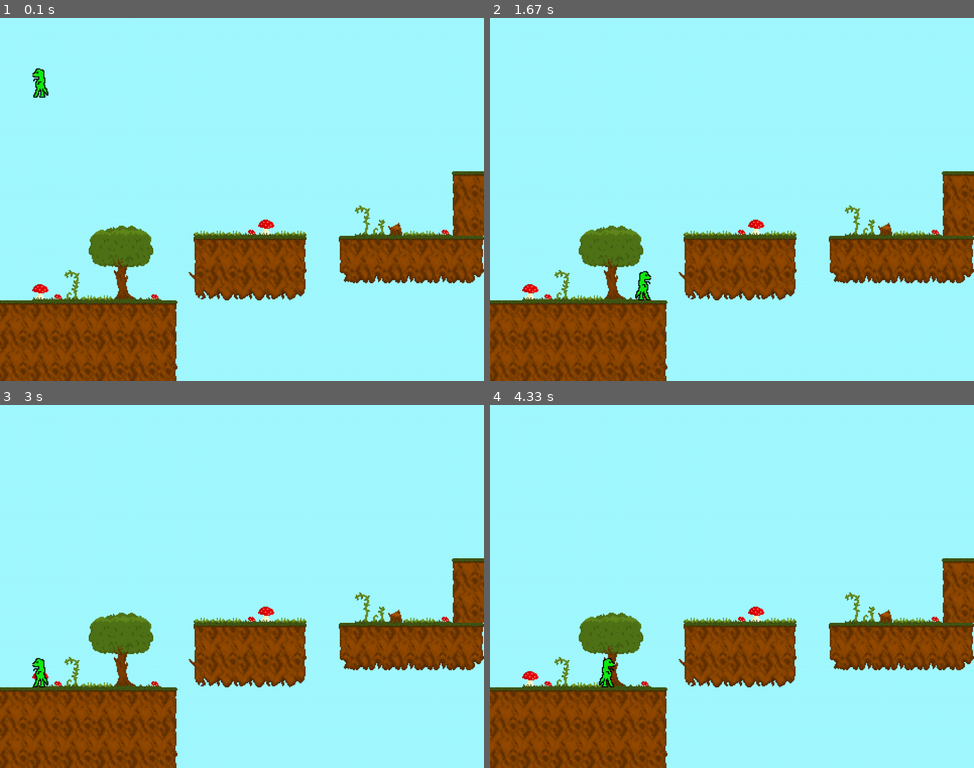
Above: before the commit, frames 1-4 (two rows, left to right).
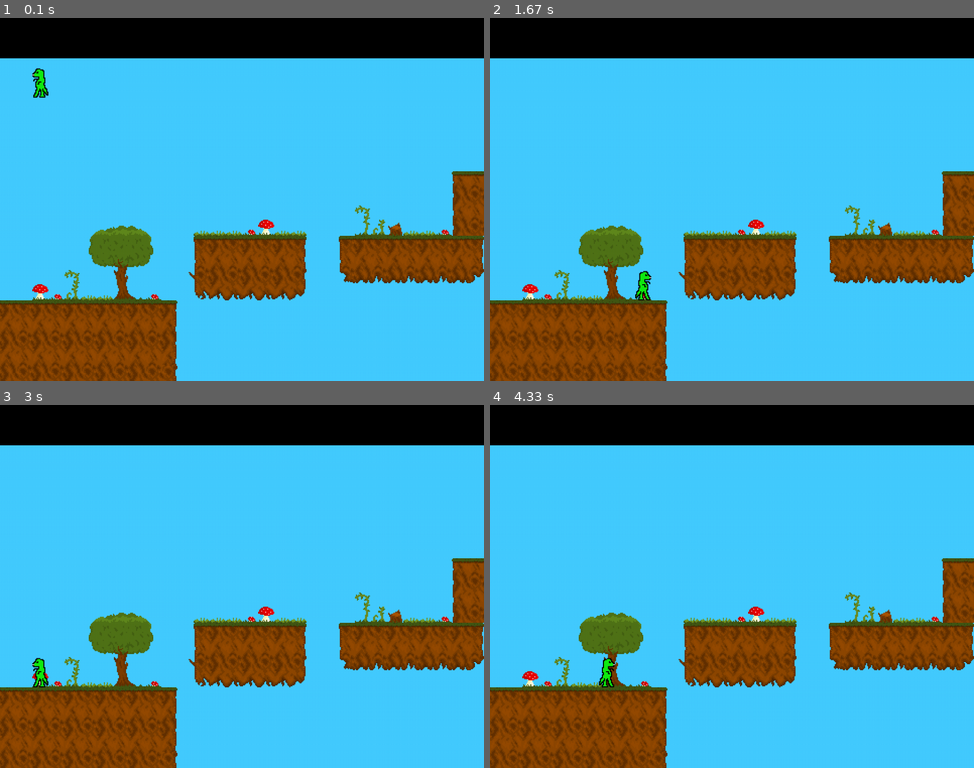
Above: after the commit, the same moments.

Repository: dscotton/worldtree_repo
Game: pygame game, started from worldtree/worldtree.py
Two runs of this game, one before a commit and one after it. Both use one fixed random seed, a clock stepped at 60 frames per second and the inputs below. The source is Python 2; it was converted automatically to run under Python 3.
Inputs:
- Up to frame 1 (0.1 s): no input
- Up to frame 2 (1.67 s): hold Right 0.33-0.8 s; hold Up 0.83-1.13 s; hold Right 1.17-1.63 s
- Up to frame 3 (3 s): hold Left 1.67-2.2 s; hold Left 2.57-2.97 s
- Up to frame 4 (4.33 s): hold Right 3.4-4.03 s

The runs differ from the first frame. In frame 1, 81% of the frame differs, in the area x 0-100%, y 0-100%; in frame 2, 81%; in frame 3, 81%; in frame 4, 81%.

Commit message:
Fixed crash for moving off the edge of the screen.  Added prelim support for scrolling.
Also worked around clipping issue where dirty_rect animation didn't
redraw all the pixels it should for the moving character.

Diff:
--- a/worldtree/environment.py
+++ b/worldtree/environment.py
@@ -42,12 +42,14 @@
     # This is a little convoluted because in order to address tiles as [x][y] (rather than
     # [y][x]) we need to build a list of columns rather than a list of rows.
     self.grid = []
+    self.height = map_data['height']
+    self.width = map_data['width']
     self.screen_offset = offset
     self.surface = pygame.Surface(MAP_SIZE)
-    self._dirty = True  # Whether the surface needs to be refreshed.
+    self.dirty = True  # Whether the surface needs to be refreshed.
     image_cache = {}  # Only create one Surface for each image.
-    for row in range(map_data['height']):
-      for col in range(map_data['width']):
+    for row in range(self.height):
+      for col in range(self.width):
         print col, row
         if row == 0:
           # Extend the grid to width = col.
@@ -78,7 +80,7 @@
 
   def GetImage(self):
     """Get the pygame.Surface for the portion of the environment currently in the game window."""
-    if self._dirty:
+    if self.dirty:
       self.surface.fill(BG_COLOR)
       # Figure out which tiles fit in the current window
       (first_x, last_x), (first_y, last_y) = self.VisibleTiles()
@@ -100,7 +102,7 @@
           except TypeError:
             print col, row, type(self.grid[col][row])
 
-      self._dirty = False
+      self.dirty = False
     return self.surface
 
   def AttemptMove(self, sprite, vector):
@@ -119,29 +121,44 @@
     new_vector = list(vector)
     # Figure out which tiles contain the old and new position.
     old_tiles = self.TilesForRect(hitbox)
-    new_tiles = [tile for tile in self.TilesForRect(dest) if tile not in old_tiles]
+    new_tiles = [t for t in self.TilesForRect(dest) if t not in old_tiles]
 #    print old_tiles, new_tiles
     # For each new tile the sprite would occupy, check whether it blocks movement in the
     # desired direction.
     for col, row in new_tiles:
       tile_rect = self.RectForTile(col, row)
-      tile = self.grid[col][row]
+      # Check if outside the edges of the area.
+      # TODO: Possibly add movement to other areas here.
+      if col < 0:
+        square = tile.Tile(solid=(False, True, False, False))
+      elif col >= self.width:
+        square = tile.Tile(solid=(True, False, False, False))
+      elif row < 0:
+        square = tile.Tile(solid=(False, False, False, True))
+      elif row >= self.height:
+        square = tile.Tile(solid=(False, False, True, False))
+      else:
+        square = self.grid[col][row]
+
       # Handle motion in each cardinal direction separately.  Need to check three conditions:
       # that sprite was previously on a particular side of the tile, and that entry from that
       # side is forbidden, and that the movement in this direction hasn't already been stopped
       # short.
-      if hitbox.bottom < tile_rect.top and tile.solid_top and dest.bottom >= tile_rect.top:
+      if hitbox.bottom < tile_rect.top and square.solid_top and dest.bottom >= tile_rect.top:
         new_vector[1] = tile_rect.top - hitbox.bottom - 1
-      elif (hitbox.top > tile_rect.bottom and tile.solid_bottom
+      elif (hitbox.top > tile_rect.bottom and square.solid_bottom
             and dest.top <= tile_rect.bottom):
         new_vector[1] = tile_rect.bottom - hitbox.top + 1
-      if hitbox.right < tile_rect.left and tile.solid_left and dest.right >= tile_rect.left:
+      if hitbox.right < tile_rect.left and square.solid_left and dest.right >= tile_rect.left:
         new_vector[0] = tile_rect.left - hitbox.right - 1
-      elif (hitbox.left > tile_rect.right and tile.solid_right
+      elif (hitbox.left > tile_rect.right and square.solid_right
             and dest.left <= tile_rect.right):
         new_vector[0] = tile_rect.right - hitbox.left + 1
 
-    return sprite.rect.move(new_vector)
+    scroll_vector = self.Scroll(hitbox.move(new_vector))
+    new_position = sprite.rect.move(new_vector)
+    return new_position.move(scroll_vector)
+
 
   def TilesForRect(self, rect):
     """Returns a set of tiles that a rect falls in.
@@ -178,16 +195,24 @@
     old_tiles = self.TilesForRect(rect)
     new_tiles = [tile for tile in self.TilesForRect(dest) if tile not in old_tiles]
     for col, row in new_tiles:
-      try:
-        if self.grid[col][row].solid_top:
-          return True
-      except (TypeError, IndexError) as e:
-        print col, row
-        print len(self.grid), len(self.grid[0])
-        print type(self.grid[col]), len(self.grid[col])
-        print self.grid[col][row], type(self.grid[col][row])
-        raise e
+      if row >= self.height:
+        # TODO: Change this if we want to enable falling to your death
+        return True
+      if self.grid[col][row].solid_top:
+        return True
     return False
+
+  def Scroll(self, rect):
+    """If necessary, scroll the map to follow the position of rect.
+
+    Returns:
+      (x, y) vector to apply to rect to maintain its relative position with the landscape.
+    """
+    if False:
+      # If near an edge of the screen AND more map exists in that direction, scroll.
+      pass
+    else:
+      return (0, 0)
 
 
 def TestMap():
--- a/worldtree/game_constants.py
+++ b/worldtree/game_constants.py
@@ -20,7 +20,7 @@
 MAP_SIZE = (SCREEN_WIDTH, MAP_HEIGHT)
 BLACK = (0, 0, 0)
 WHITE = (0xFF, 0xFF, 0xFF)
-BG_COLOR = (0xA1, 0xFA, 0xFF)
+BG_COLOR = (0x44, 0xCC, 0xFF)
 TILE_WIDTH = 32
 TILE_HEIGHT = 32
 TILE_SIZE = (TILE_WIDTH, TILE_HEIGHT)
--- a/worldtree/worldtree.py
+++ b/worldtree/worldtree.py
@@ -41,17 +41,27 @@
 
   pygame.display.flip()
   pygame.mixer.music.load(os.path.join('media', 'music', 'photosynthesis_wip.ogg'))
-  pygame.mixer.music.play()
+  pygame.mixer.music.play(-1)
   while pygame.QUIT not in (event.type for event in pygame.event.get()):
     clock.tick(60)
-    screen.fill(BG_COLOR)
+    screen.fill(BLACK)
     screen.blit(env.GetImage(), MAP_POSITION)
     dirty_rects = []
 
     player.HandleInput()
     player_group.update()
     dirty_rects = player_group.draw(screen)
-    pygame.display.update(dirty_rects)
+    if env.dirty:
+      pygame.display.flip()
+    else:
+      for rect in dirty_rects:
+        # For some reason the returned dirty_rects doesn't draw the entire sprite for the
+        # main character when moving.
+        rect.top -= 3
+        rect.left -= 3
+        rect.width += 6
+        rect.height += 6
+      pygame.display.update(dirty_rects)
 
   sys.exit()
 
